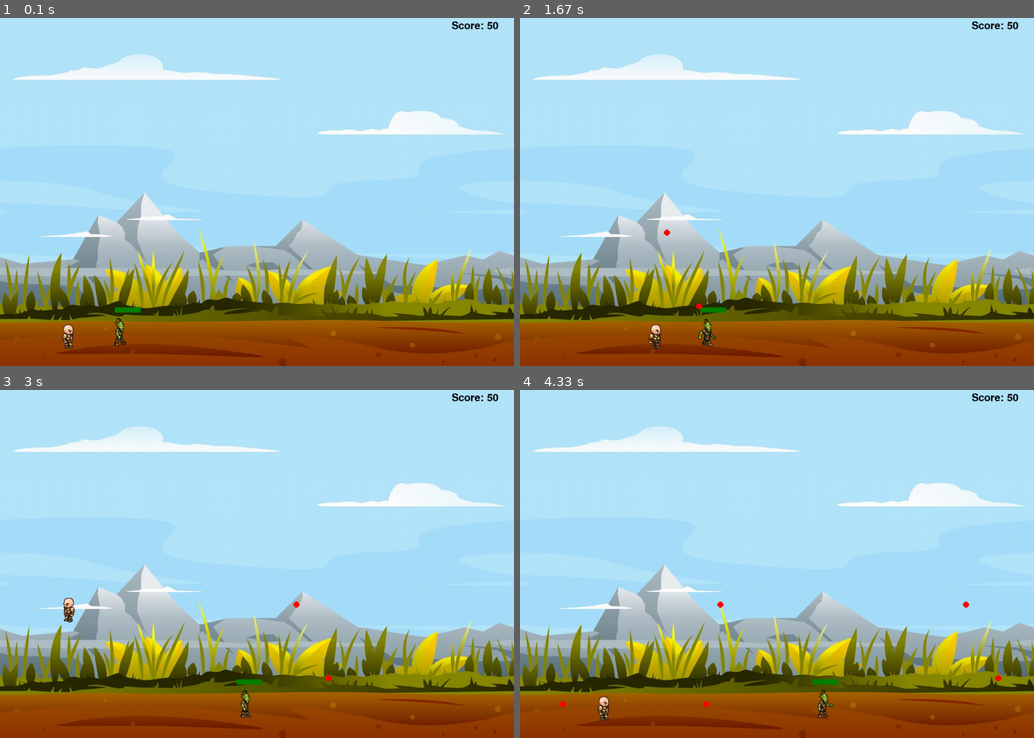
Above: before the commit, frames 1-4 (two rows, left to right).
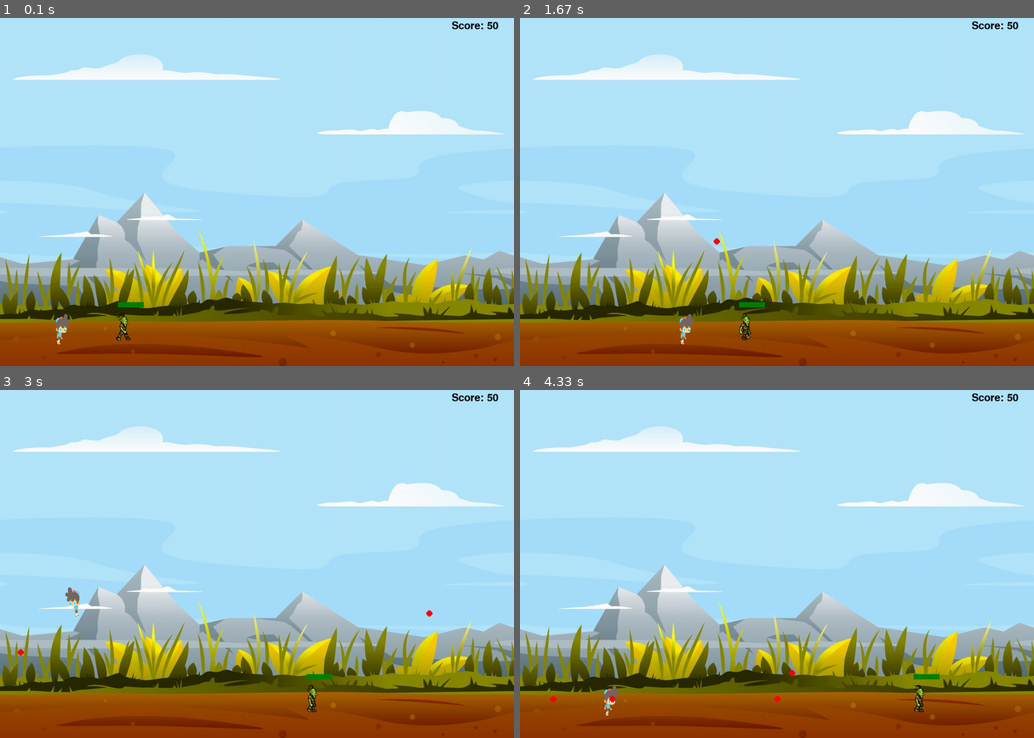
Above: after the commit, the same moments.

Repository: massgiu/PyGameApplication
Game: pygame game, started from src/Main.py
The game is run twice, just before and just after one commit, with the same random seed, the same clock (stepped at 60 frames per second) and the same inputs.
Inputs:
- Up to frame 1 (0.1 s): no input
- Up to frame 2 (1.67 s): hold Right 0.33-0.8 s; hold Up 0.83-1.13 s; tap Space at 0.9, 1.23, 1.53 s; hold Right 1.17-1.63 s
- Up to frame 3 (3 s): hold Left 1.67-2.2 s; tap Space at 1.73, 2.03, 2.3, 2.6, 2.73 s; hold Left 2.23-2.63 s; hold Up from 2.67 s (still down)
- Up to frame 4 (4.33 s): release Up at 3.03 s; hold Right 3.07-3.7 s; tap Space at 3.13, 3.43, 3.8, 4.1, 4.3 s; hold Left 3.73-4.2 s; hold Right from 4.23 s (still down)

The runs differ from the first frame. In frame 1, 0.6% of the frame differs, in the area x 10-28%, y 81-96%; in frame 2, 0.7%; in frame 3, 0.7%; in frame 4, 0.8%, in the area x 5-94%, y 60-96%.

Commit message:
Changed player sprites.

Diff:
--- a/src/Utils.py
+++ b/src/Utils.py
@@ -3,7 +3,7 @@
 class Utils:
     #Class attributes (static)
     init_pos_x = 100
-    init_pos_y = 580# 410
+    init_pos_y = 570# 410
     enemy_init_pos_x = init_pos_x+100
     enemy_init_pos_y = init_pos_y
     screen_width = 990 #500
@@ -17,10 +17,12 @@
     enemyVel = 3
     numMaxBullet = 5
     enemy_health = 10
-    img_list = [x for x in range(10) if x > 0]
+    img_list = [x for x in range(15) if x > 0]
     img_list_enemy = [x for x in range(11) if x > 0]
     walkRight = [pygame.image.load('../media/R' + str(x) + '.png') for x in img_list]
+    walkRight = [pygame.transform.scale(x, (60, 70)) for x in walkRight]
     walkLeft = [pygame.image.load('../media/L' + str(x) + '.png') for x in img_list]
+    walkLeft = [pygame.transform.scale(x, (60, 70)) for x in walkLeft]
     walkRightE = [pygame.image.load('../media/R' + str(x) + 'E.png') for x in img_list_enemy]
     walkLeftE = [pygame.image.load('../media/L' + str(x) + 'E.png') for x in img_list_enemy]
     clockTick = int(len(img_list)) * 3  # higher is factor, higher is speed animation
Binary file changed: media/L1.png
Binary file added: media/L10.png
Binary file added: media/L11.png
Binary file added: media/L12.png
Binary file added: media/L13.png
Binary file added: media/L14.png
Binary file added: media/L15.png
Binary file changed: media/L2.png
Binary file changed: media/L3.png
Binary file changed: media/L4.png
Binary file changed: media/L5.png
Binary file changed: media/L6.png
(and 18 more such lines)
